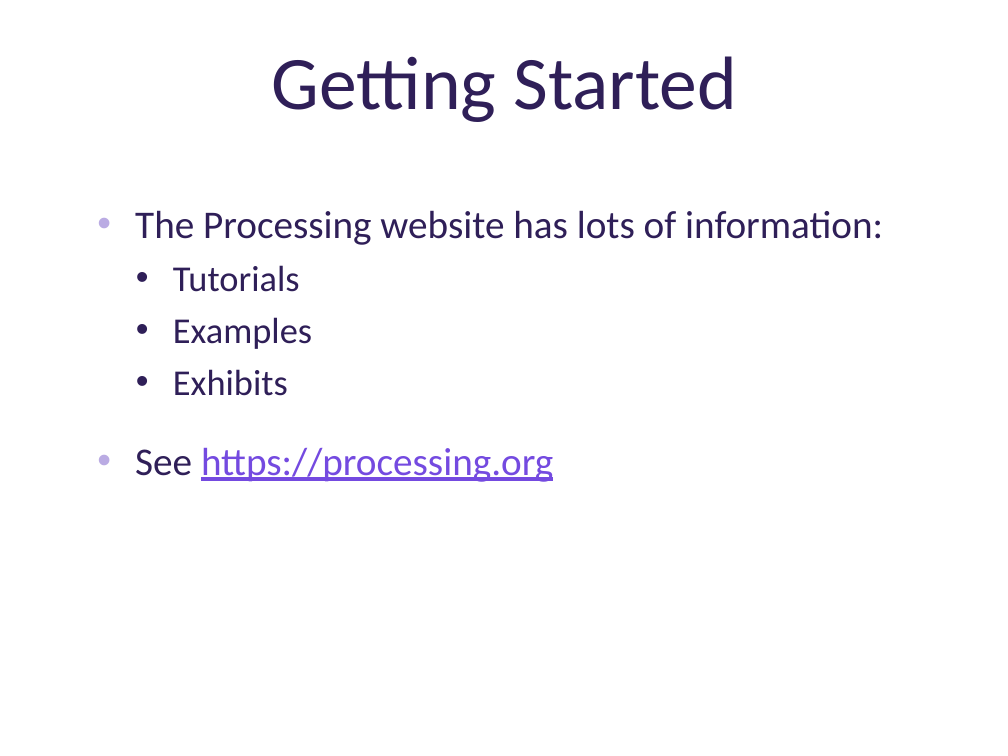
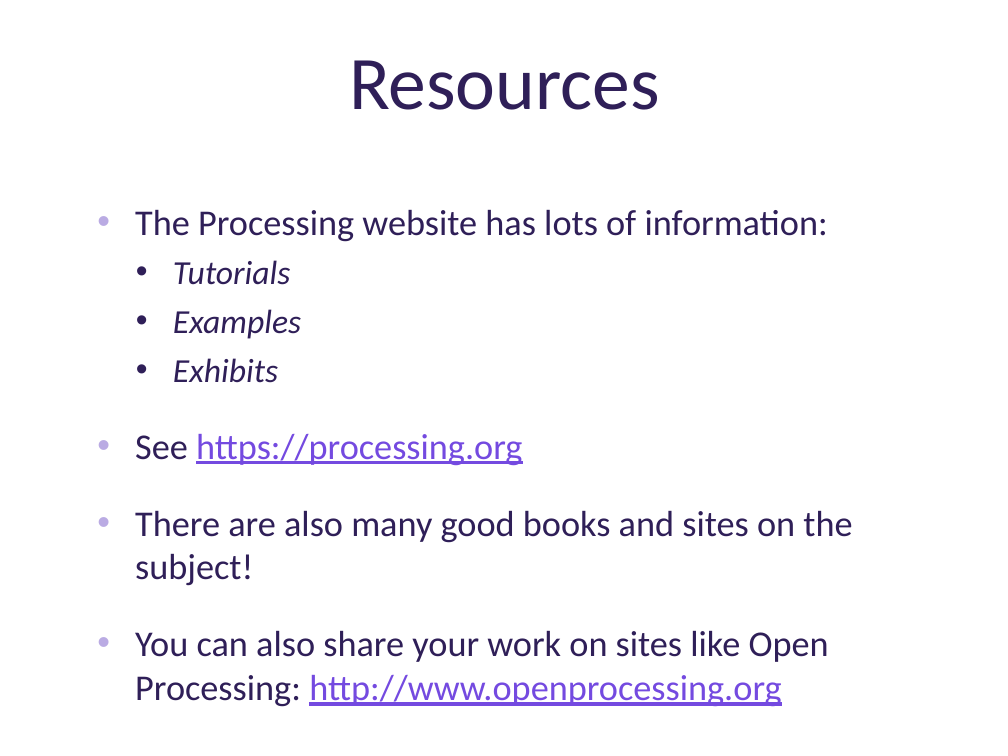
Before and after one commit to deenaengel/TF3_ProcessingSlides, a slide deck: slide 3 of Processing_Presentation_TF3_DE_notes.pptx. Drawn at 1008x756 pixels with LibreOffice and Linux fonts; fonts in the diff are those of the drawing; background and template pictures are left out. Boxes give left, top, right and bottom in pixels: in the first picture for what was removed or moved away, otherwise in the second. Text is boxed around its words. In the diff, an @@ line names an element or a change of style, - is before the commit and + after.

Commit message:
Added more resources

```diff
--- a/Processing_Presentation_TF3_DE_notes.pptx
+++ b/Processing_Presentation_TF3_DE_notes.pptx
@@ title at (x1=349, y1=60, x2=660, y2=110): text changed @@
-Getting Started
+Resources
@@ text at (x1=135, y1=209, x2=828, y2=465): size 28 to 25.9 pt in "The Processing website has lots of information:", "See https://processing.org"; size 26 to 24.1 pt, italic on in "Tutorials", "Examples", "Exhibits" @@
@@ text at (x1=135, y1=510, x2=852, y2=707): paragraphs added @@
+• There are also many good books and sites on the subject!
+• You can also share your work on sites like Open Processing: http://www.openprocessing.org
```
Also in this commit, not shown: 1 other slide changed, 1 slide added.
